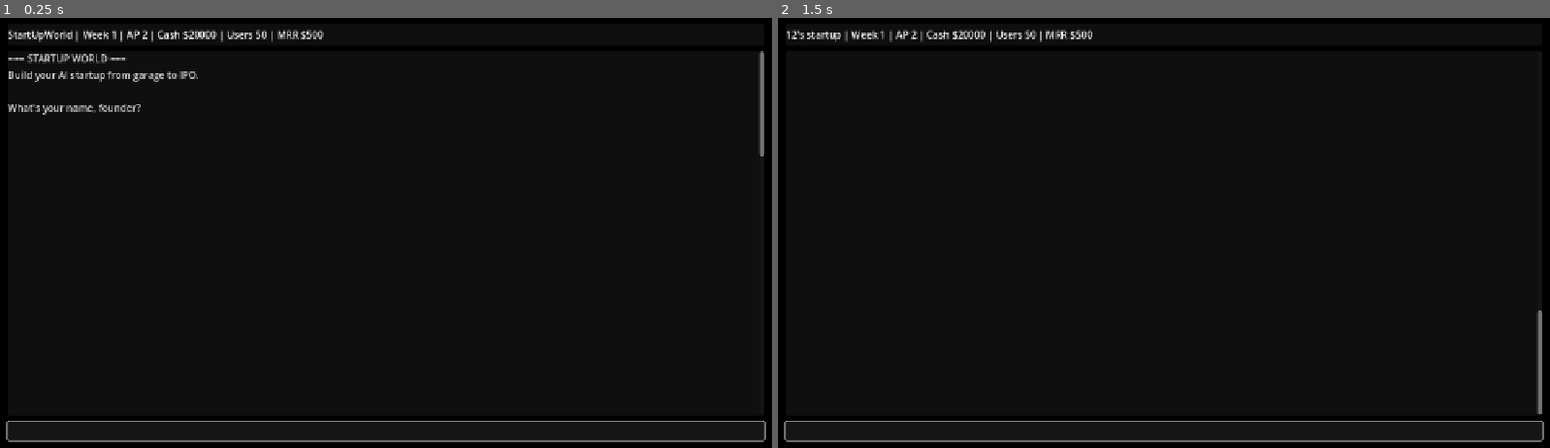
Above: before the commit, frames 1-2 (left to right).
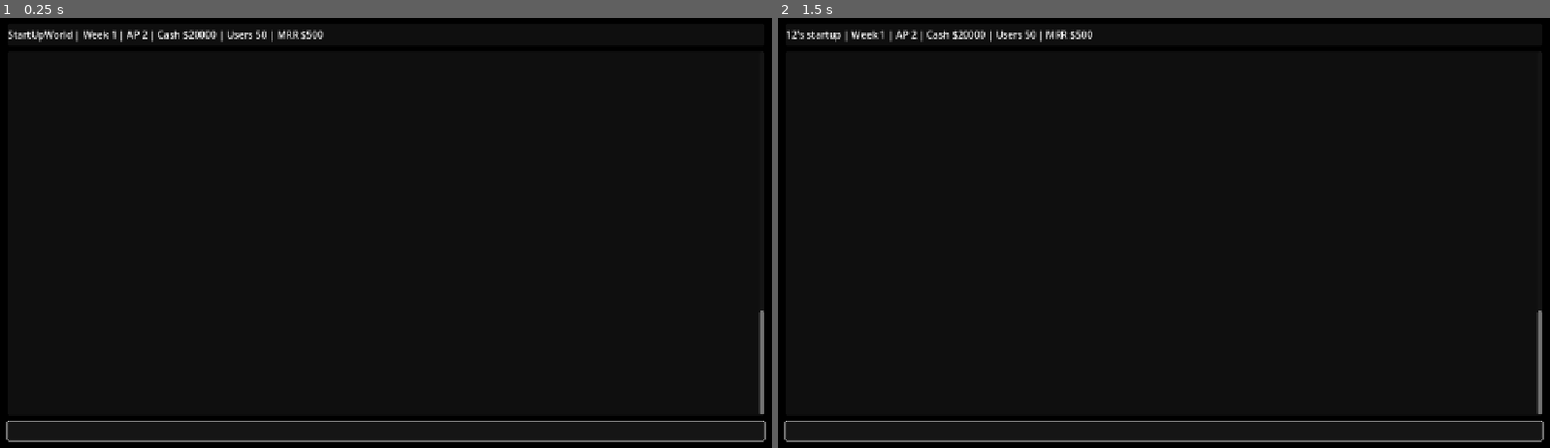
Above: after the commit, the same moments.

Repository: jmslerner/StartUpWorld
Game: Godot game, scene res://scenes/main.tscn
The game is run twice, just before and just after one commit, with the same random seed, the same clock (stepped at 60 frames per second) and the same inputs.
Inputs (mouse positions are in pixels of both pictures, inside the frame that each line leads up to):
- Up to frame 1 (0.25 s): no input
- Up to frame 2 (1.5 s): click (1164, 430) at 0.52 s; type "12" at 0.6 s; tap Enter at 1.25 s

The runs differ from the first frame. In frame 1, 1.0% of the frame differs, in the area x 1-99%, y 7-93%; in frame 2, nothing differs.
Error before the commit: Invalid assignment of property or key 'border_width_all' with value of type 'int' on a base object of type 'StyleBoxFlat'. (res://scripts/Terminal.gd:61)
Error after the commit: Invalid assignment of property or key 'border_width_all' with value of type 'int' on a base object of type 'StyleBoxFlat'. (res://scripts/Terminal.gd:64)

Commit message:
Refresh log layout after web resize

Diff:
--- a/scripts/Terminal.gd
+++ b/scripts/Terminal.gd
@@ -39,6 +39,9 @@
 	_write_prompt("Build your AI startup from garage to IPO.")
 	_write_prompt("")
 	_write_prompt("What's your name, founder?")
+	# On web, the canvas/layout can report a width of 0 during _ready(), which makes
+	# the Label minimum size compute as 0 and the log area appear blank.
+	call_deferred("_refresh_log_layout")
 	_sync_pause_ui(true)
 	_update_status_bar()
 
@@ -126,6 +129,12 @@
 
 func _on_viewport_resized() -> void:
 	_apply_responsive_layout()
+	_refresh_log_layout()
+
+func _refresh_log_layout() -> void:
+	await get_tree().process_frame
+	_update_log_size()
+	_scroll_to_bottom()
 
 func _on_input_focus_changed() -> void:
 	if input.has_focus():
Not shown, changed: web/index.html
Not shown, changed: web/index.pck
